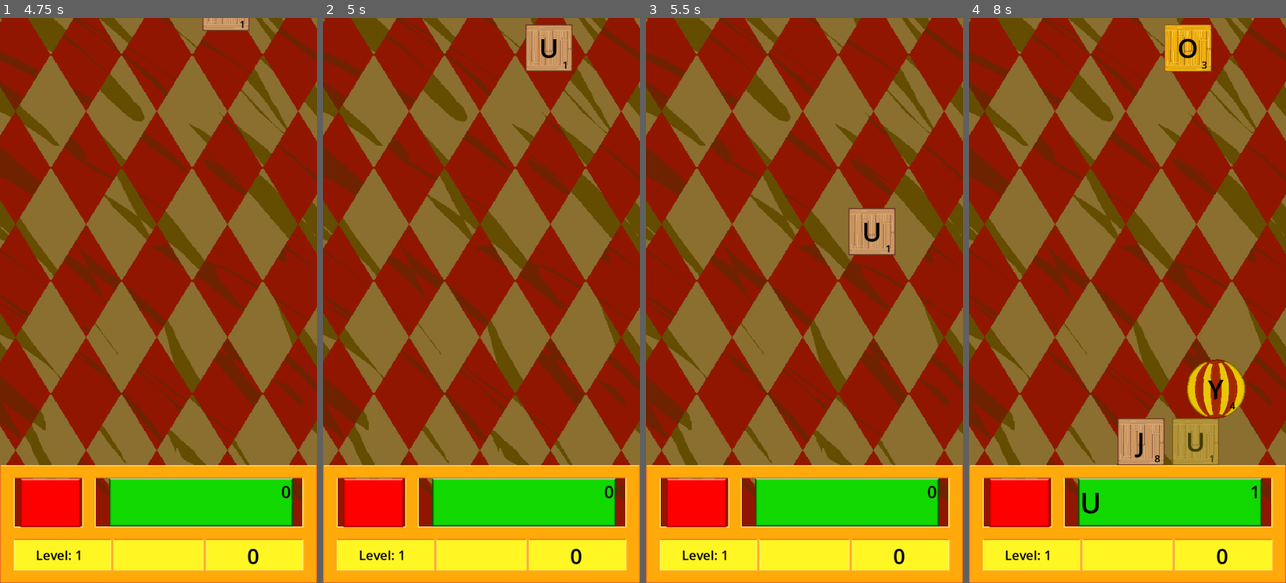
Above: before the commit, frames 1-4 (left to right).
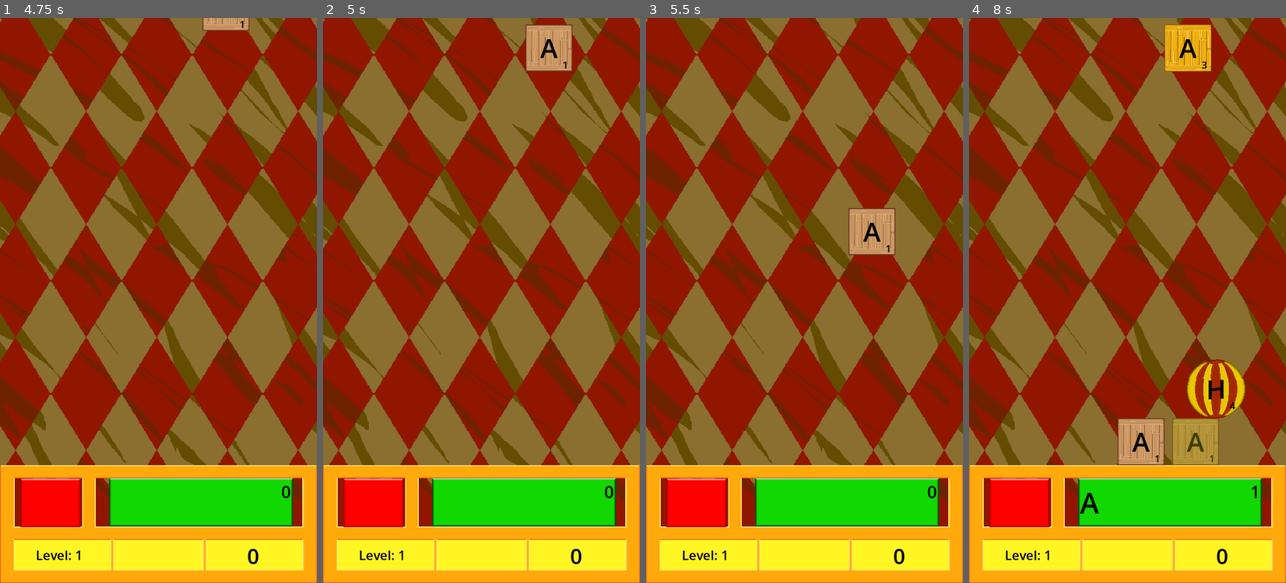
Above: after the commit, the same moments.

Repository: Reicher/lettris2
Game: Godot game, scene res://Main.tscn
Two runs of this game, one before a commit and one after it. Both use one fixed random seed, a clock stepped at 60 frames per second and the inputs below.
Inputs (mouse positions are in pixels of both pictures, inside the frame that each line leads up to):
- Up to frame 1 (4.75 s): tap Enter at 0.5, 2 s; tap Space at 1.25, 2.75 s; click "PLAY" at 3.5 s; click (199, 503) at 4.25 s
- Up to frame 2 (5 s): no input
- Up to frame 3 (5.5 s): click (845, 503) at 5 s
- Up to frame 4 (8 s): click (1019, 503) at 5.75 s; click (1194, 441) at 6.52 s; click "U" (after the commit: "A") at 7.25 s

Frame 1 is identical in both runs. In frame 2, 0.1% of the frame differs, in the area x 68-75%, y 3-8%; in frame 3, 0.1%; in frame 4, 0.7%, in the area x 34-81%, y 3-88%.

Commit message:
new way of randomizing letters

Diff:
--- a/scripts/Game.gd
+++ b/scripts/Game.gd
@@ -8,23 +8,34 @@
 
 var rng = RandomNumberGenerator.new()
 
-var letterValues = {
-	'A': 1, 'B': 3, 'C': 3, 'D': 2, 'E': 1, 'F': 4, 'G': 2, 'H': 4,
-	'I': 1, 'J': 8, 'K': 5, 'L': 1, 'M': 3, 'N': 1, 'O': 1, 'P': 3,
-	'Q': 10, 'R': 1, 'S': 1, 'T': 1, 'U': 1, 'V': 4, 'W': 4, 'X': 8,
-	'Y': 4, 'Z': 10
+var letterData = {
+	'A': { 'value': 1, 'quantity': 9 },  'B': { 'value': 3, 'quantity': 2 },
+	'C': { 'value': 3, 'quantity': 2 },  'D': { 'value': 2, 'quantity': 4 },
+	'E': { 'value': 1, 'quantity': 12 }, 'F': { 'value': 4, 'quantity': 2 },
+	'G': { 'value': 2, 'quantity': 3 },  'H': { 'value': 4, 'quantity': 2 },
+	'I': { 'value': 1, 'quantity': 9 },  'J': { 'value': 8, 'quantity': 1 },
+	'K': { 'value': 5, 'quantity': 1 },  'L': { 'value': 1, 'quantity': 4 },
+	'M': { 'value': 3, 'quantity': 2 },  'N': { 'value': 1, 'quantity': 6 },
+	'O': { 'value': 1, 'quantity': 8 },  'P': { 'value': 3, 'quantity': 2 },
+	'Q': { 'value': 10, 'quantity': 1 }, 'R': { 'value': 1, 'quantity': 6 },
+	'S': { 'value': 1, 'quantity': 4 },  'T': { 'value': 1, 'quantity': 6 },
+	'U': { 'value': 1, 'quantity': 4 },  'V': { 'value': 4, 'quantity': 2 },
+	'W': { 'value': 4, 'quantity': 2 },  'X': { 'value': 8, 'quantity': 1 },
+	'Y': { 'value': 4, 'quantity': 2 },  'Z': { 'value': 10, 'quantity': 1 }
 }
-var weightedList = [] # Used for deciding how often a letter should appear
 
 func _ready():
-	# Create a list where each letter appears a number of times equal to its weight
-	for letter in letterValues:
-		for i in int(10 / letterValues[letter]):
-			weightedList.append(letter)
+	pass
 
 func _get_semi_random_letter():
-	# Select a random element from the weighted list
-	return weightedList[randi() % weightedList.size()]
+	var random_number = randi() % (98 - 1) # Number of letter tiles
+	var count = 0
+
+	# Find the letter corresponding to the random_number
+	for letter in letterData.keys():
+		count += letterData[letter]['quantity']
+		if count > random_number:
+			return letter
 
 func _get_next_box_type():
 	var box_types = [Normal, Silver, Gold, Ball]
@@ -32,7 +43,7 @@
 
 # A new box should be created
 func _on_timer_timeout():
-		# Get the viewport width and height
+	# Get the viewport width and height
 	var viewport_rect = get_viewport_rect()
 	var viewport_width = viewport_rect.size.x
 
@@ -47,12 +58,10 @@
 	var x_bounds = Vector2(box.size[0]/2, viewport_width - box.size[0]/2)
 	box.position = Vector2(rng.randf_range(x_bounds[0], x_bounds[1]), -30)
 	box.letter = _get_semi_random_letter()
-	box.value = letterValues[box.letter]
+	box.value = letterData[box.letter].value
 
-	# Ensure the UI node is correctly referenced
+	# Connect box click to UI
 	var ui_node = get_node("Panel/UI")
-
-	# Connect signals
 	box.clicked.connect(ui_node.box_clicked)
 
 	# Add the instantiated scene to the current scene
